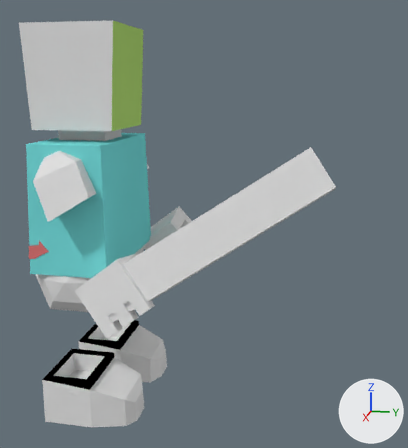
The Blender file add-ins/player_survivor/models/mmelee action animations.blend: old version first, new version second.
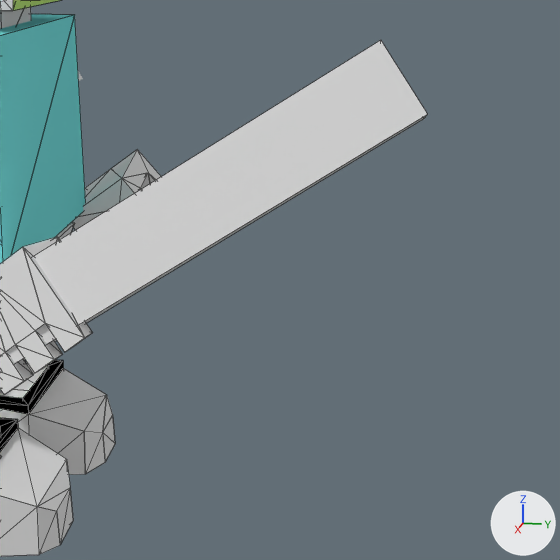
Each version appears first whole from a camera (50 mm lens) standing at (3.63, 1.51, 2.19) and looking at (0.0, 0.78, 1.28), and next in a close-up on the part from 26% to 100% of the width and 28% to 96% of the height. Arrows for +X, +Y and +Z are at lower right; the lights stay in place. The close-ups show mesh edges as thin lines.

Objects in the first close-up: 'Cube', 'HeadSkin', 'LShoe', 'Lhand', 'RShoe', 'Rhand', 'chest'.
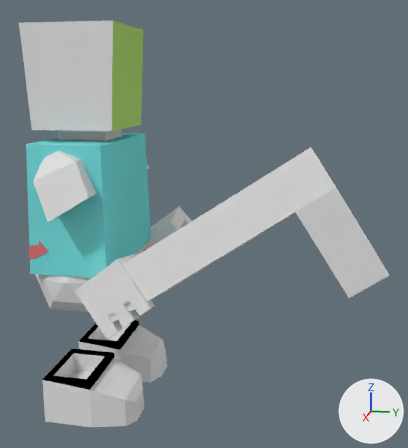
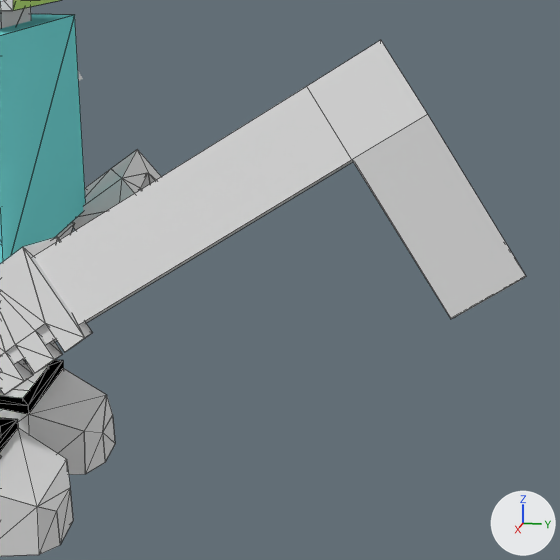
Where the change shows, as pixel boxes [x1, y1, x2, y2] in the close-ups (560 x 560 px):
'Cube', reshaped (24% wider)
    before: [7, 40, 427, 363]
    after: [7, 40, 526, 363]

The change, as a diff of the scene's bpy script:
```diff
--- a/add-ins/player_survivor/models/mmelee action animations.blend.py
+++ b/add-ins/player_survivor/models/mmelee action animations.blend.py
@@ me_cube @@
 # used by ob_cube; parent = ob_mount0; location = (0.0, 0.0, 0.659); scale = (0.126, 0.126, 0.761)
-me_cube.from_pydata(...)  # 8 vertices, 6 faces; spans x -1.0..1.0, y -1.0..1.0, z -1.0..1.0
+me_cube.from_pydata(...)  # 20 vertices, 18 faces; spans x -1.0..1.0, y -1.0..5.39, z -1.0..1.0
+# me_cube part 1
+# 4 faces are deleted
+# 12 vertices are added at x -1.0..1.0, y -1.0..5.39, z 0.67..1.0
+# 16 new faces join them
```
